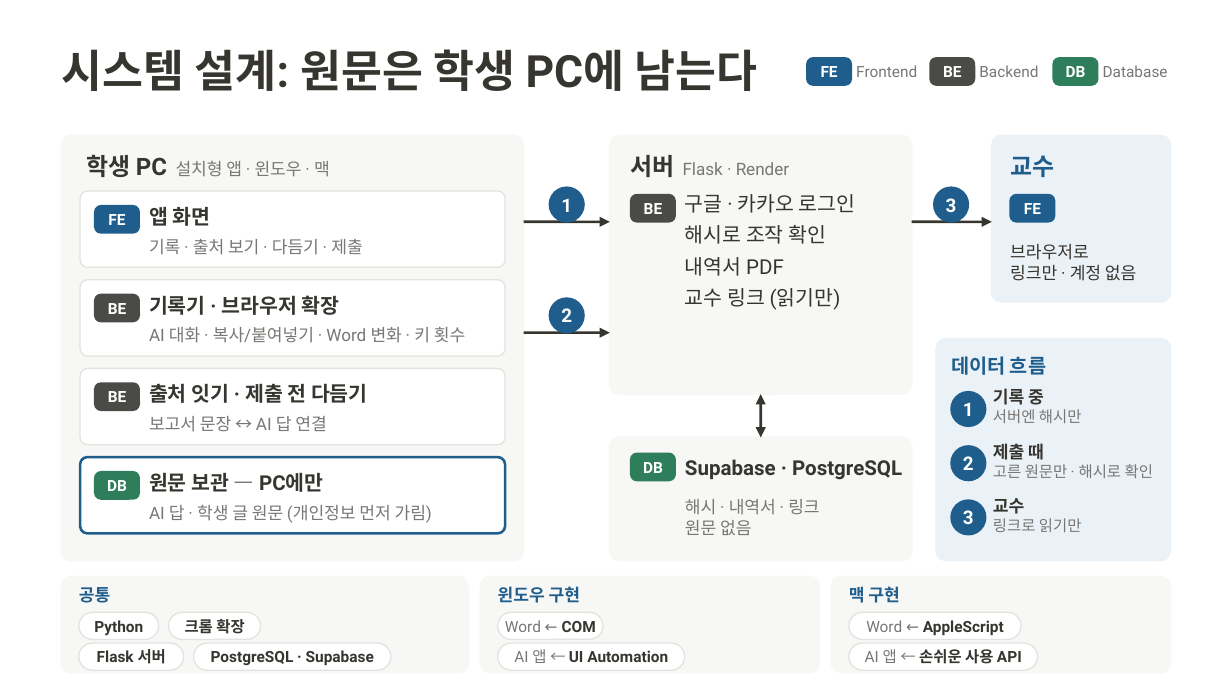
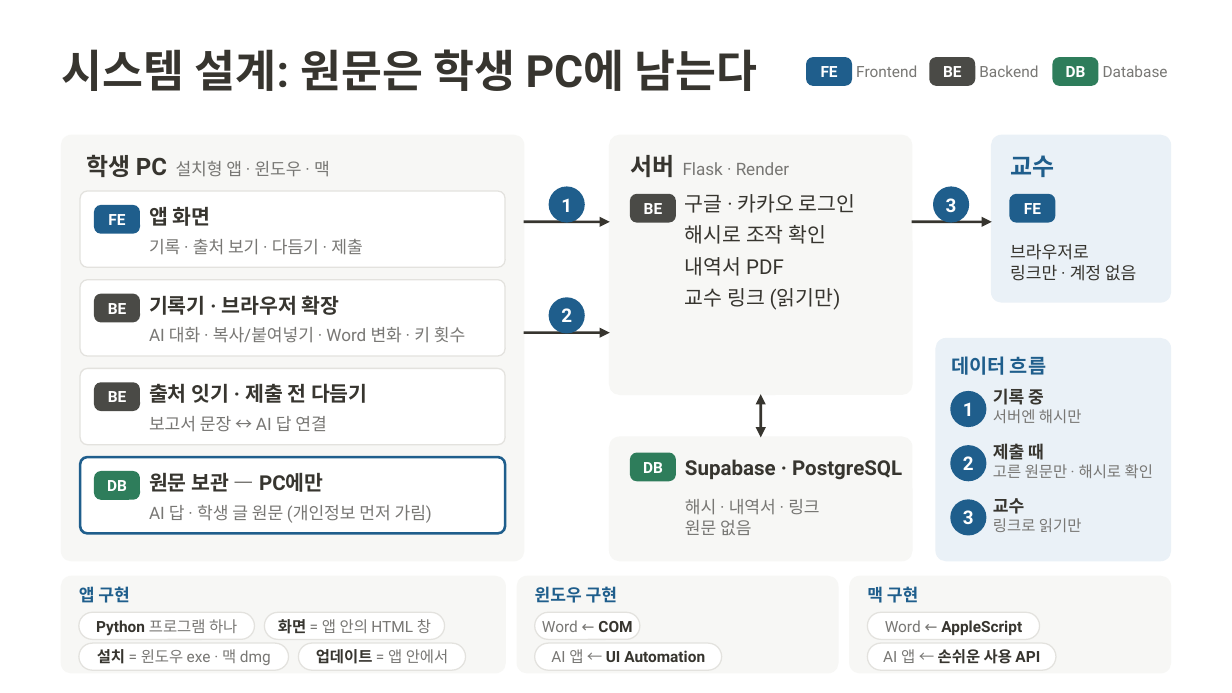
Before and after one commit to 20233014-KYH/trace, a slide deck: slide 4 of deck/중간발표_김용현.pptx. Drawn at 1232x693 pixels with LibreOffice and Linux fonts; fonts in the diff are those of the drawing. Boxes give left, top, right and bottom in pixels: in the first picture for what was removed or moved away, otherwise in the second. Text is boxed around its words. In the diff, an @@ line names an element or a change of style, - is before the commit and + after.

```diff
--- a/deck/중간발표_김용현.pptx
+++ b/deck/중간발표_김용현.pptx
@@ rounded rectangle: place and size @@
-rounded rectangle at (62,577,468,673)
+rounded rectangle at (62,577,505,673)
@@ text at (79,586,129,603): text changed @@
-공통
+앱 구현
@@ rounded rectangle: place and size @@
-rounded rectangle at (480,577,819,673)
+rounded rectangle at (517,577,838,673)
@@ text "윈도우 구현": place and size @@
-text "윈도우 구현" at (498,586,580,603)
+text "윈도우 구현" at (535,586,617,603)
@@ rounded rectangle: place and size @@
-rounded rectangle at (832,577,1170,673)
+rounded rectangle at (850,577,1170,673)
@@ text "맥 구현": place and size @@
-text "맥 구현" at (849,586,899,603)
+text "맥 구현" at (867,586,918,603)
@@ rounded rectangle: place and size @@
-rounded rectangle at (79,612,159,639)
+rounded rectangle at (79,612,255,639)
@@ text at (96,619,237,636): text changed @@
-Python
+Python 프로그램 하나
@@ rounded rectangle: place and size @@
-rounded rectangle at (169,612,261,639)
+rounded rectangle at (265,612,445,639)
@@ text at (278,619,431,634): text changed; text colour #37352F to #787774; bold off @@
-크롬 확장
+화면 = 앱 안의 HTML 창
@@ rounded rectangle: place and size @@
-rounded rectangle at (79,643,184,670)
+rounded rectangle at (79,643,288,670)
@@ text at (97,649,271,665): text changed; text colour #37352F to #787774; bold off @@
-Flask 서버
+설치 = 윈도우 exe · 맥 dmg
@@ rounded rectangle: place and size @@
-rounded rectangle at (193,643,391,670)
+rounded rectangle at (298,643,466,670)
@@ text at (316,649,449,664): text changed; text colour #37352F to #787774; bold off @@
-PostgreSQL · Supabase
+업데이트 = 앱 안에서
@@ 2 texts, 2 rounded rectangles: place and size @@
-2 texts, 2 rounded rectangles at (498,612,685,670)
+2 texts, 2 rounded rectangles at (535,612,722,670)
@@ 2 texts, 2 rounded rectangles: place and size @@
-2 texts, 2 rounded rectangles at (849,612,1037,670)
+2 texts, 2 rounded rectangles at (867,612,1056,670)
```
Also in this commit, not shown: 1 other file.
